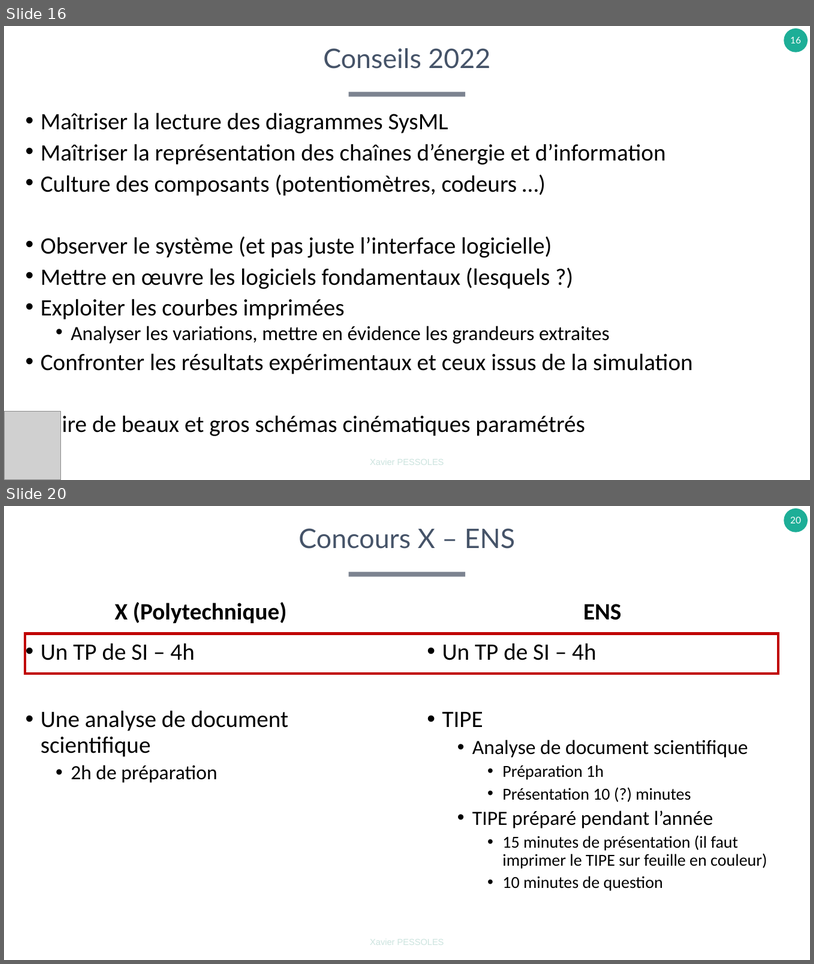
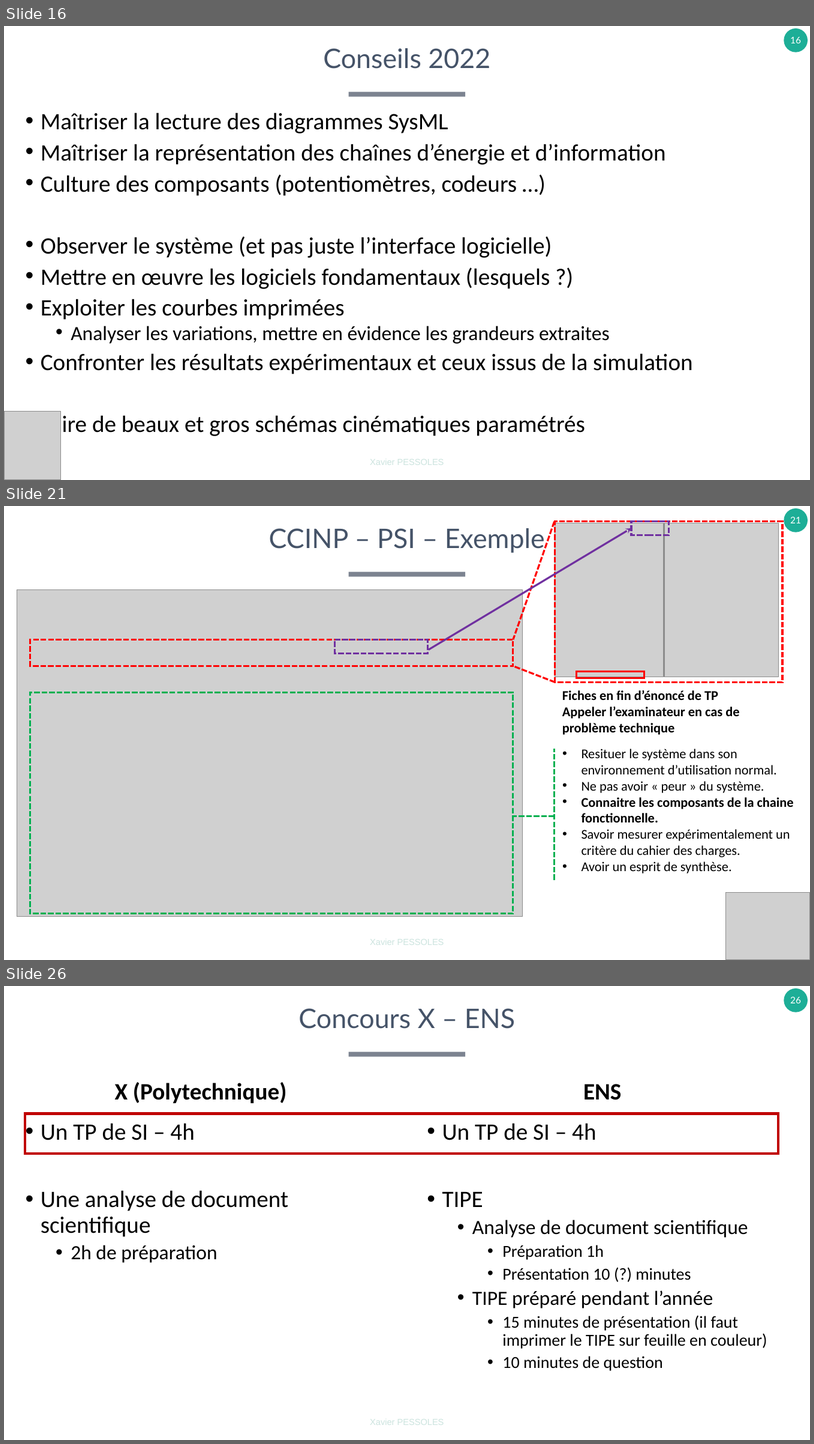
Before and after one commit to xpessoles/TP_Concours, a slide deck: A_Organisation/EpreuvesOralesCPGE.pptx. Shown one above the other, each under a label of ours: slides 16 and 20 before the commit, slides 16, 21 and 26 after it; the slides between them are not shown. The pictures are 814x964 and 814x1444 pixels, drawn with LibreOffice and Linux fonts; fonts in the diff are those of the drawing; grey boxes stand for pictures. Boxes give left, top, right and bottom in pixels: in the first picture for what was removed or moved away, otherwise in the second. Text is boxed around its words. In the diff, an @@ line names an element or a change of style, - is before the commit and + after.

```diff
--- a/A_Organisation/EpreuvesOralesCPGE.pptx
+++ b/A_Organisation/EpreuvesOralesCPGE.pptx
@@ slide 21 added at box(4, 506, 810, 960), background #FFFFFF; not listed: 2 template elements that a slide beside it also shows @@
@@ line added from (555, 522) to (513, 640), #FF0000 2.25 pt dashed @@
@@ picture added at box(556, 523, 665, 676) @@
@@ rectangle added at box(556, 522, 783, 682), outline #FF0000 2.25 pt dashed @@
@@ rectangle added at box(632, 522, 669, 535), outline #7030A0 2.25 pt dashed @@
@@ picture added at box(665, 523, 779, 676) @@
@@ title added at box(269, 528, 545, 554), 32 pt, text #455368 @@
+CCINP – PSI – Exemple
@@ arrow added from (429, 649) to (632, 528), #7030A0 2.25 pt @@
@@ picture added at box(17, 589, 523, 916) @@
@@ rectangle added at box(30, 640, 513, 666), outline #FF0000 2.25 pt dashed @@
@@ rectangle added at box(335, 640, 428, 654), outline #7030A0 2.25 pt dashed @@
@@ line added from (556, 682) to (513, 666), #FF0000 2.25 pt dashed @@
@@ rectangle added at box(577, 671, 645, 678), outline #FF0000 2.25 pt @@
@@ rectangle added at box(30, 693, 513, 913), outline #00B050 2.25 pt dashed @@
@@ text added at box(563, 690, 740, 735), 16 pt, text #000000, bold @@
+Fiches en fin d’énoncé de TP
+Appeler l’examinateur en cas de problème technique
@@ line added from (555, 880) to (555, 748), #00B050 2.25 pt dashed @@
@@ text added at box(582, 748, 794, 873), 16 pt, text #000000 @@
+• Resituer le système dans son environnement d’utilisation normal.
+• Ne pas avoir « peur » du système.
+• Connaitre les composants de la chaine fonctionnelle.
+• Savoir mesurer expérimentalement un critère du cahier des charges.
+• Avoir un esprit de synthèse.
@@ line added from (555, 816) to (512, 816), #00B050 2.25 pt dashed @@
@@ picture added at box(726, 892, 810, 960) @@
@@ what was slide 20 is now slide 26 @@
@@ page number at box(791, 997, 801, 1003): text changed @@
-20
+26
```
Also in this commit, not shown: 3 slides changed, 5 other slides added.
